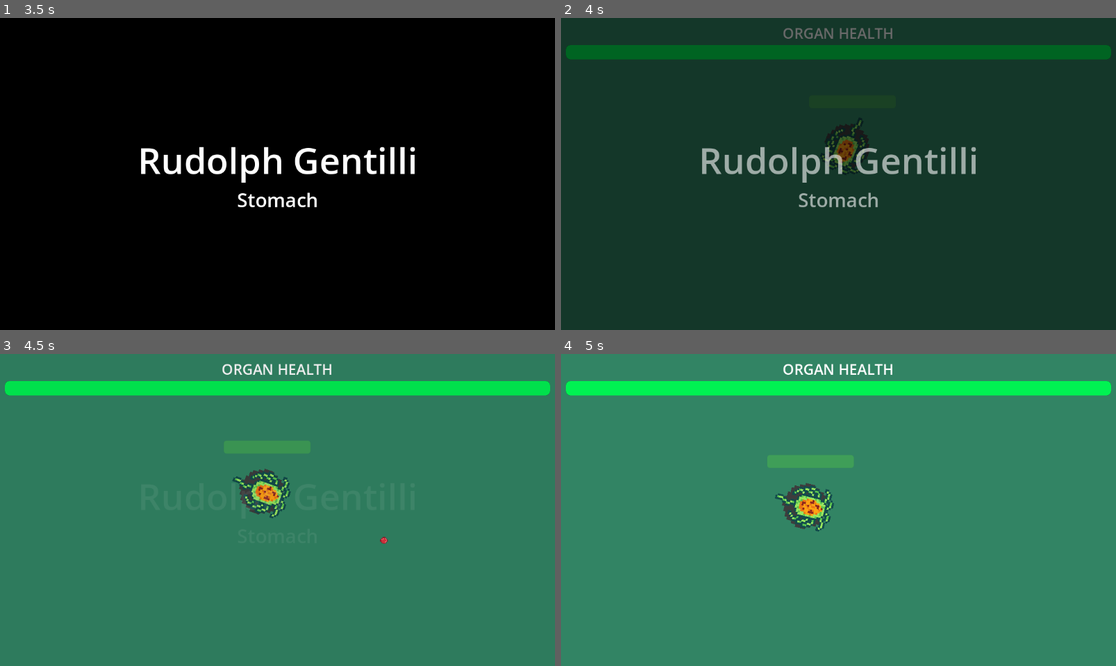
Above: before the commit, frames 1-4 (two rows, left to right).
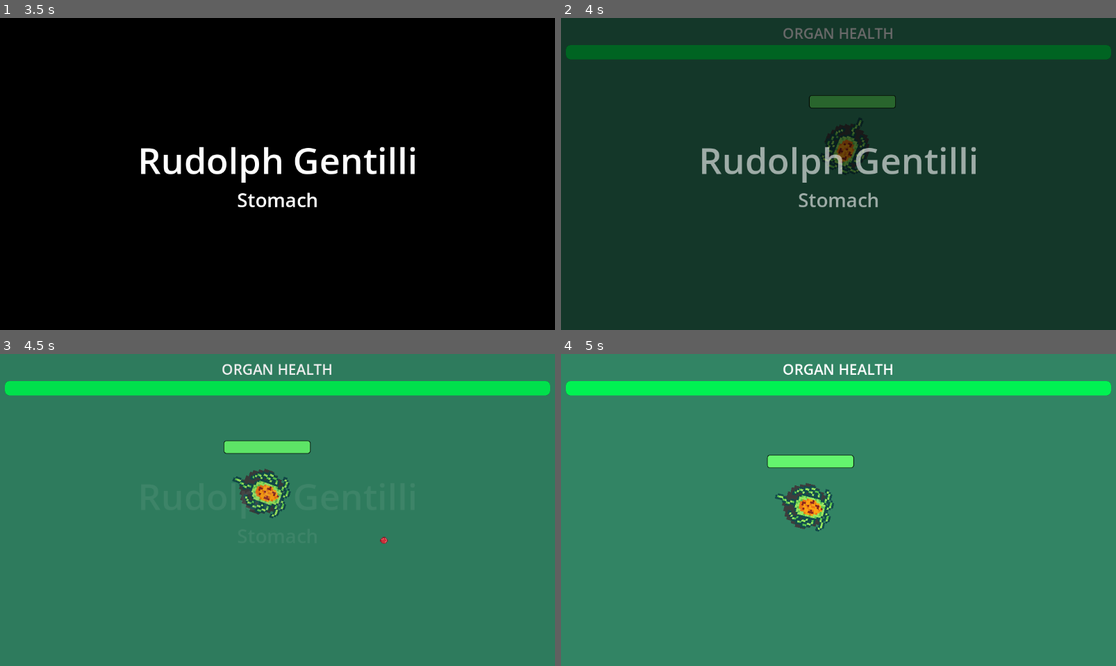
Above: after the commit, the same moments.

Repository: bgalerani94/godot-wild-jam-83
Game: Godot game, scene res://UI/Scenes/main_menu.tscn
Two runs of this game, one before a commit and one after it. Both use one fixed random seed, a clock stepped at 60 frames per second and the inputs below.
Inputs (mouse positions are in pixels of both pictures, inside the frame that each line leads up to):
- Up to frame 1 (3.5 s): click "Play Game" at 0.5 s; tap Enter (ui_accept) at 1.25, 1.52, 2, 2.27, 2.75 s; move the mouse to (399, 158) at 1.27 s; press the mouse at (399, 158) at 1.28 s; hold D (move_right) 1.28-2.03 s; move the mouse to (166, 189) at 2.02 s; release the mouse at (166, 189) at 2.03 s; hold S (move_down) 2.03-2.78 s; click (166, 189) at 2.1 s; move the mouse to (333, 105) at 2.77 s; press the mouse at (333, 105) at 2.78 s; hold D (move_right) from 2.78 s (still down)
- Up to frame 2 (4 s): tap Enter (ui_accept) at 3.5, 3.77 s; move the mouse to (810, 236) at 3.52 s; release D (move_right) at 3.53 s; release the mouse at (810, 236) at 3.53 s; hold W (move_up) from 3.53 s (still down); click (810, 236) at 3.6 s
- Up to frame 3 (4.5 s): move the mouse to (444, 556) at 4.27 s; release W (move_up) at 4.28 s; press the mouse at (444, 556) at 4.28 s; hold A (move_left) from 4.28 s (still down)
- Up to frame 4 (5 s): keep holding A (move_left); tap Enter (ui_accept) at 4.52 s

Frame 1 is identical in both runs. In frame 2, 0.7% of the frame differs, in the area x 44-61%, y 24-29%; in frame 3, 0.6%; in frame 4, 0.7%, in the area x 37-53%, y 32-37%.

Commit message:
chaged player health bar visuals

Diff:
--- a/Player/Scenes/Player.tscn
+++ b/Player/Scenes/Player.tscn
@@ -37,6 +37,30 @@
 [sub_resource type="CapsuleShape2D" id="CapsuleShape2D_7jgbj"]
 radius = 24.0
 height = 84.0
+
+[sub_resource type="StyleBoxFlat" id="StyleBoxFlat_ulbg8"]
+bg_color = Color(0.241156, 0.241156, 0.241156, 1)
+border_width_left = 2
+border_width_top = 2
+border_width_right = 2
+border_width_bottom = 2
+border_color = Color(0, 0, 0, 1)
+corner_radius_top_left = 5
+corner_radius_top_right = 5
+corner_radius_bottom_right = 5
+corner_radius_bottom_left = 5
+
+[sub_resource type="StyleBoxFlat" id="StyleBoxFlat_4rodd"]
+bg_color = Color(0.392157, 0.960784, 0.431373, 1)
+border_width_left = 1
+border_width_top = 1
+border_width_right = 1
+border_width_bottom = 1
+border_color = Color(0, 0, 0, 1)
+corner_radius_top_left = 5
+corner_radius_top_right = 5
+corner_radius_bottom_right = 5
+corner_radius_bottom_left = 5
 
 [node name="Player" type="CharacterBody2D" groups=["Player"]]
 collision_mask = 2
@@ -77,7 +101,6 @@
 [node name="HealthBarHolder" type="Node2D" parent="."]
 
 [node name="HealthBar" type="ProgressBar" parent="HealthBarHolder"]
-modulate = Color(0.3936, 0.96, 0.43136, 1)
 z_index = 15
 anchors_preset = 5
 anchor_left = 0.5
@@ -87,6 +110,8 @@
 offset_right = 101.0
 offset_bottom = -79.0
 grow_horizontal = 2
+theme_override_styles/background = SubResource("StyleBoxFlat_ulbg8")
+theme_override_styles/fill = SubResource("StyleBoxFlat_4rodd")
 value = 100.0
 show_percentage = false
 script = ExtResource("6_fg8py")
Not shown: 1 places in Player/Scenes/Player.tscn that only renumber resources
